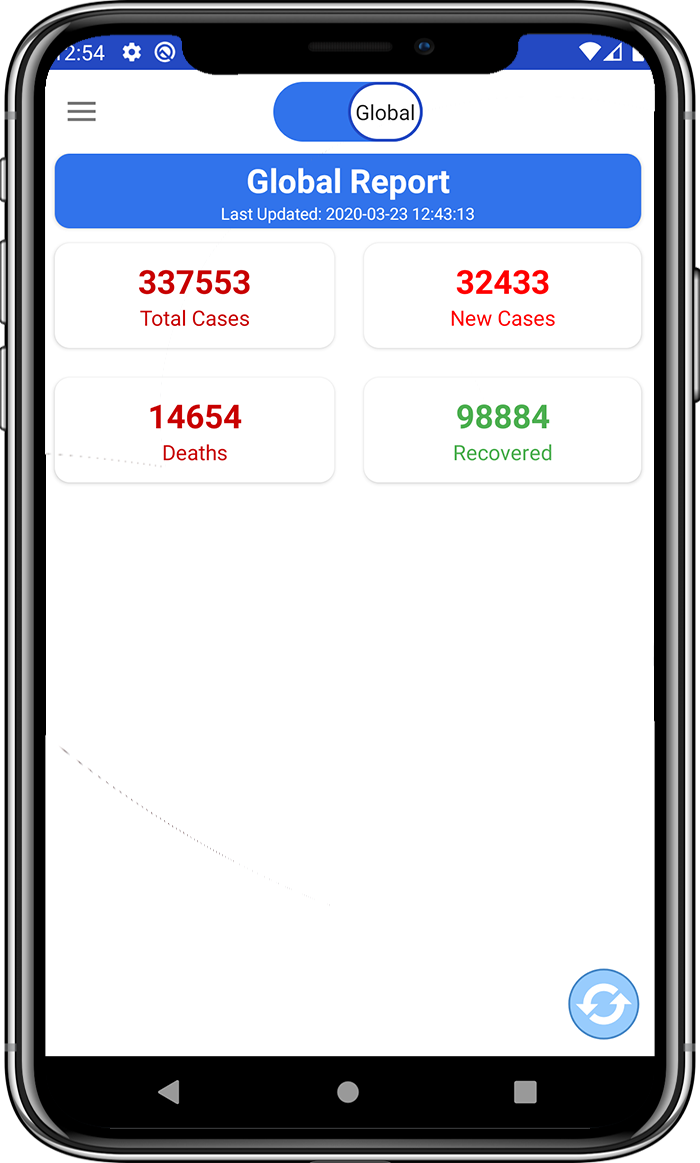
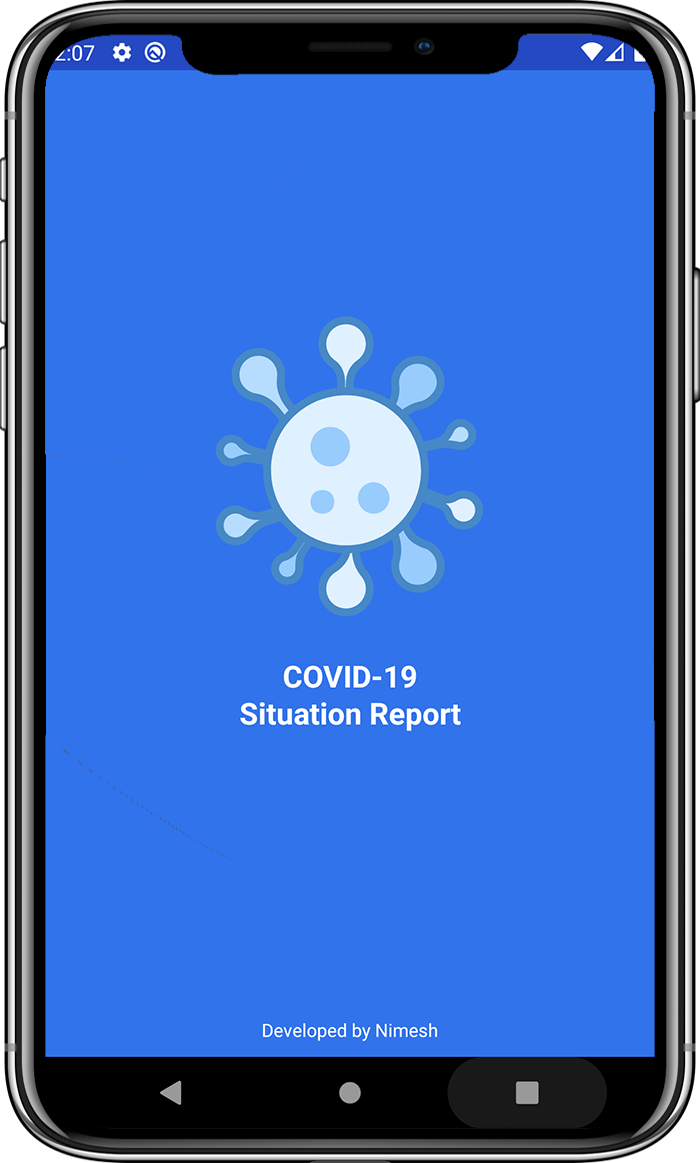
Layers edited between the first and the second 700×1163 image:
added layer "Screenshot_1584956223" above "Screenshot_1584948259" over [45, 34, 655, 1129]
hid "Screenshot_1584948253" over [45, 34, 655, 1128]
